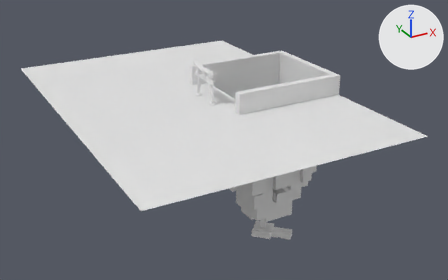
What one commit did to the glTF model Meshes/arena.glb.
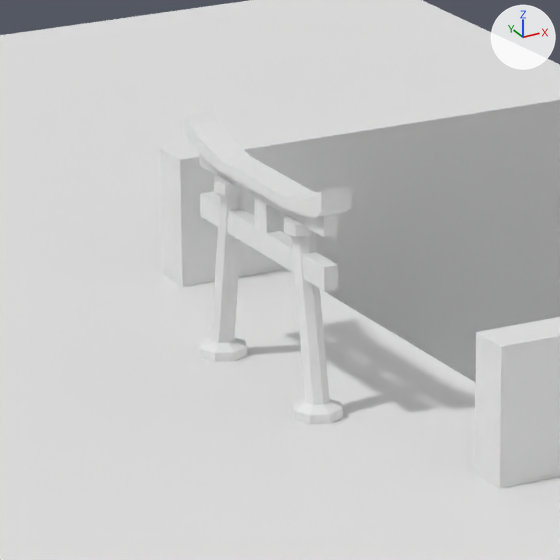
Old and new are each drawn whole from a 50 mm lens placed at (-147.1, -226.6, 156.3), pointed at (-21.5, 1.7, 42.1) and again close up on the part from 37% to 55% of the width and 15% to 45% of the height. Arrows for +X, +Y and +Z are at upper right; the lights stay in place. Vertices at the same position are counted once.

Script lines for the objects in view, before the commit:
```python
me_cube = bpy.data.meshes.new('Cube')
me_cube.from_pydata(...)  # 2046 vertices, 4008 faces; spans x -92.0..23.0, y -76.0..85.0, z -14.0..72.0
me_cube_004 = bpy.data.meshes.new('Cube.004')
me_cube_004.from_pydata(...)  # 208 vertices, 404 faces; spans x -1.7..1.7, y -9.3..9.3, z -13.2..2.5
ob_cube = bpy.data.objects.new('Cube', me_cube)
ob_cube.location = (0.0, 0.0, 1.0)
ob_cube_002 = bpy.data.objects.new('Cube.002', me_cube_004)
ob_cube_002.location = (-31.67, 0.0, 77.05)
```
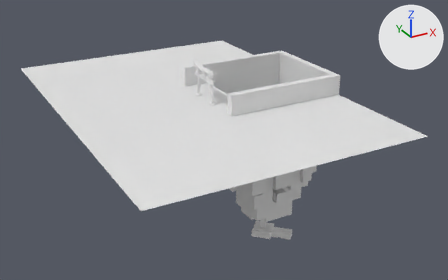
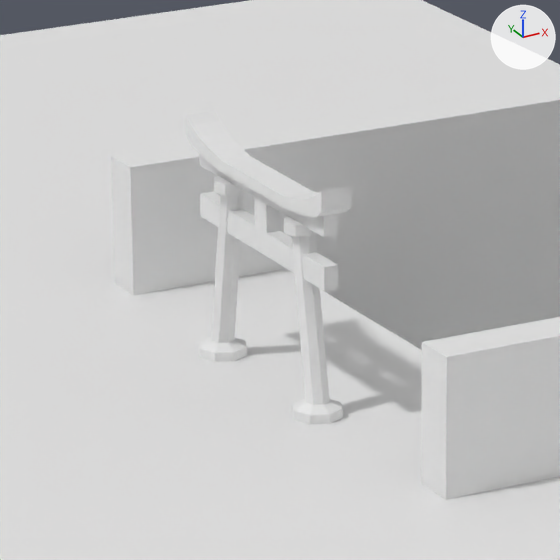
Pixel boxes [x1, y1, x2, y2] of what changed, in the close-ups (560 x 560 px):
part 1 of me_cube, built on
    before: [0, 171, 560, 560]
    after: [0, 148, 560, 560]

The change, as a list of edits to the scene's bpy script:
```text
Change me_cube:
    used by ob_cube; location = (0.0, 0.0, 1.0)
    remove me_cube.from_pydata(...)  # 2046 vertices, 4008 faces; spans x -92.0..23.0, y -76.0..85.0, z -14.0..72.0
    add me_cube.from_pydata(...)  # 2071 vertices, 4060 faces; spans x -92.0..23.0, y -76.0..85.0, z -14.0..72.0
    me_cube part 1
    40 faces are deleted
    25 new vertices lie (-4.0, 0.0, 0.0) away from vertices in x -28.0, y -76.0..85.0, z 63.0..72.0
    92 new faces join them
```
